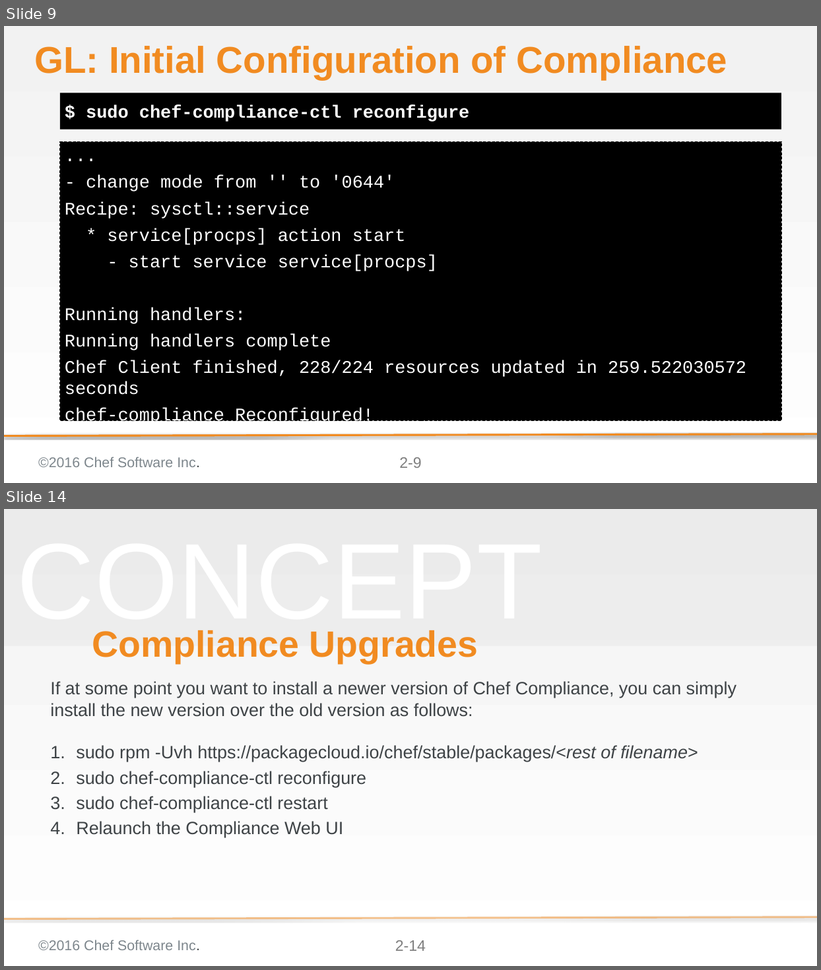
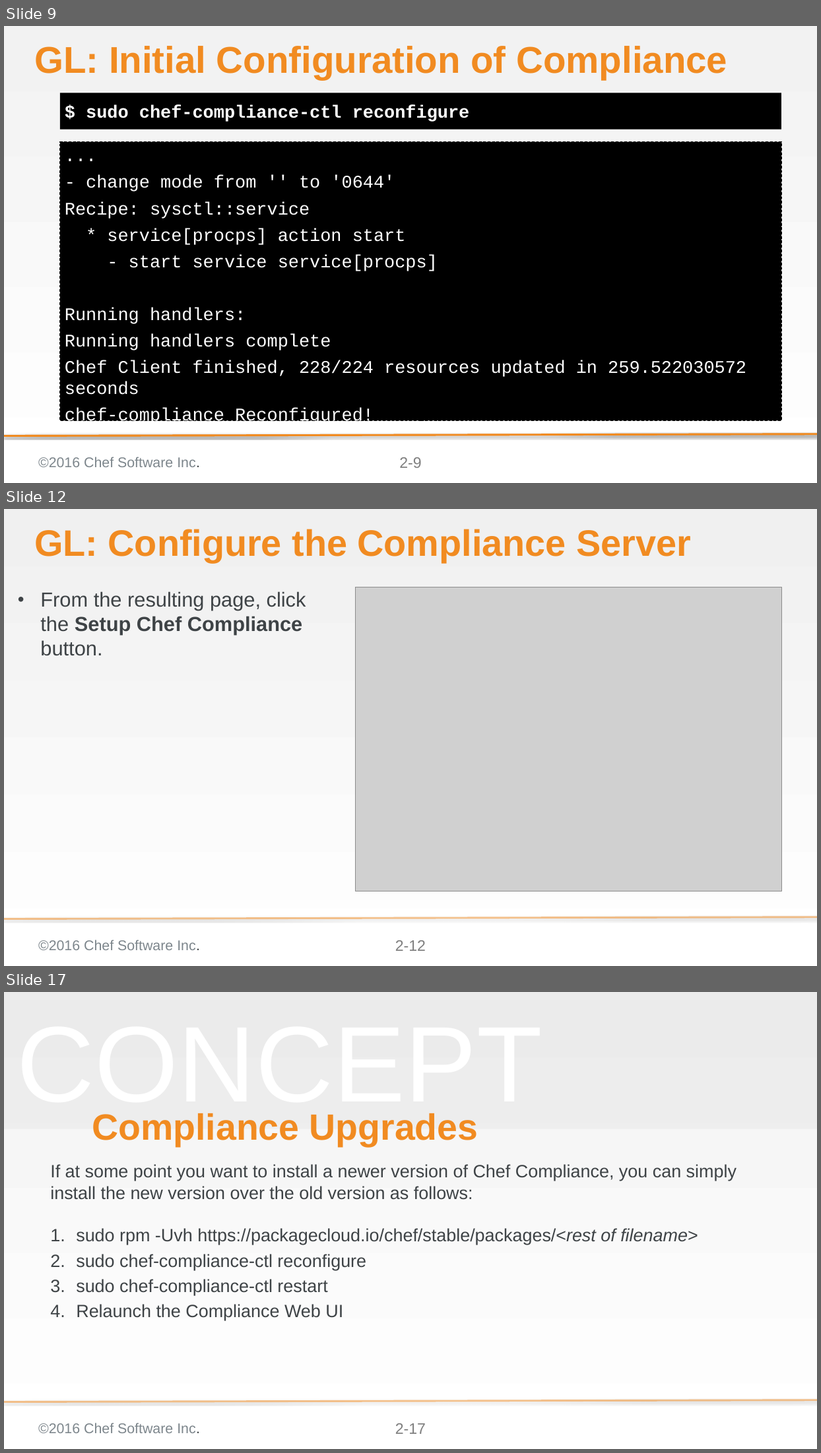
Before and after one commit to bchamby/chef-compliance-installation-configuration-operation, a slide deck: 02-Install.pptx. Shown one above the other, each under a label of ours: slides 9 and 14 before the commit, slides 9, 12 and 17 after it; the slides between them are not shown. The pictures are 821x970 and 821x1453 pixels, drawn with LibreOffice and Linux fonts; fonts in the diff are those of the drawing; grey boxes stand for pictures; background and template pictures are left out. Boxes give left, top, right and bottom in pixels: in the first picture for what was removed or moved away, otherwise in the second. Text is boxed around its words. In the diff, an @@ line names an element or a change of style, - is before the commit and + after.

Commit message:
redid the Configure the Compliance Server slides from s2-10 to the end.

```diff
--- a/02-Install.pptx
+++ b/02-Install.pptx
@@ slide 12 added at (x1=4, y1=509, x2=817, y2=966), background gradient #F0F0F0 to #FFFFFF; not listed: 3 template elements that a slide beside it also shows @@
@@ title added at (x1=34, y1=529, x2=691, y2=562), 58 pt, text #F18B21, bold @@
+GL: Configure the Compliance Server
@@ picture added at (x1=355, y1=587, x2=781, y2=891) @@
@@ text added at (x1=40, y1=591, x2=306, y2=656), 32 pt, text #3E4346 @@
+• From the resulting page, click the Setup Chef Compliance button.
@@ what was slide 14 is now slide 17 @@
@@ page number at (x1=395, y1=1424, x2=426, y2=1434): text changed @@
-2-14
+2-17
```
Also in this commit, not shown: 2 slides changed, 4 other slides added, 2 slides removed.
